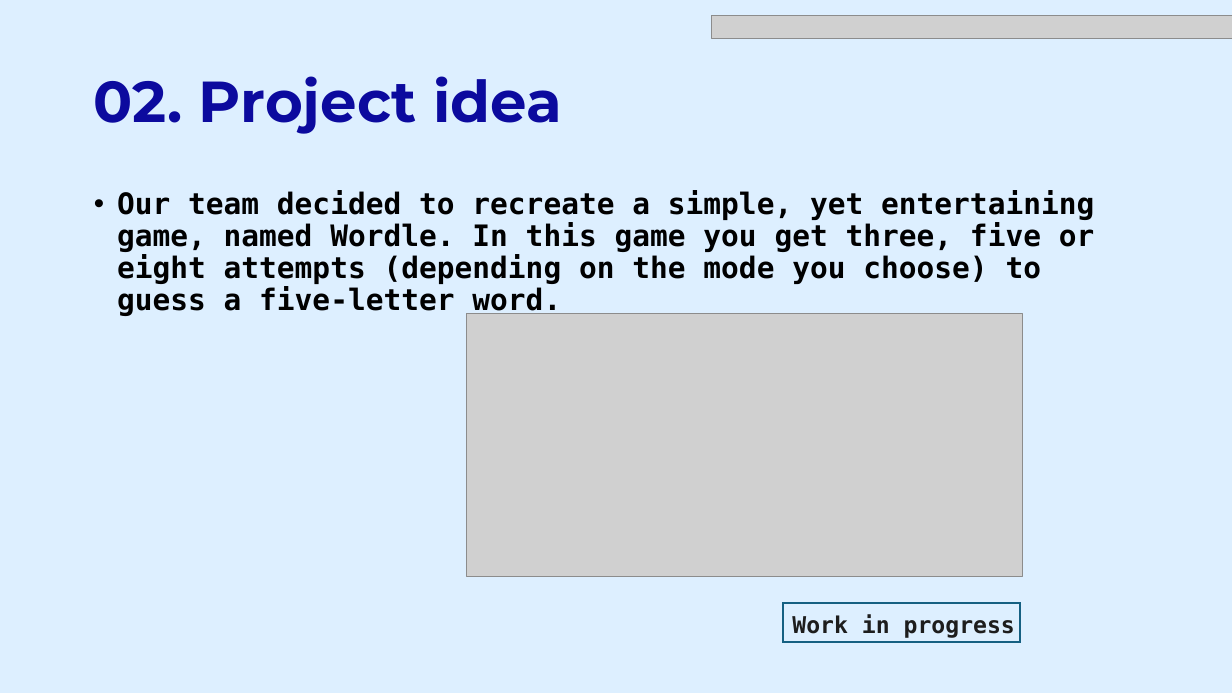
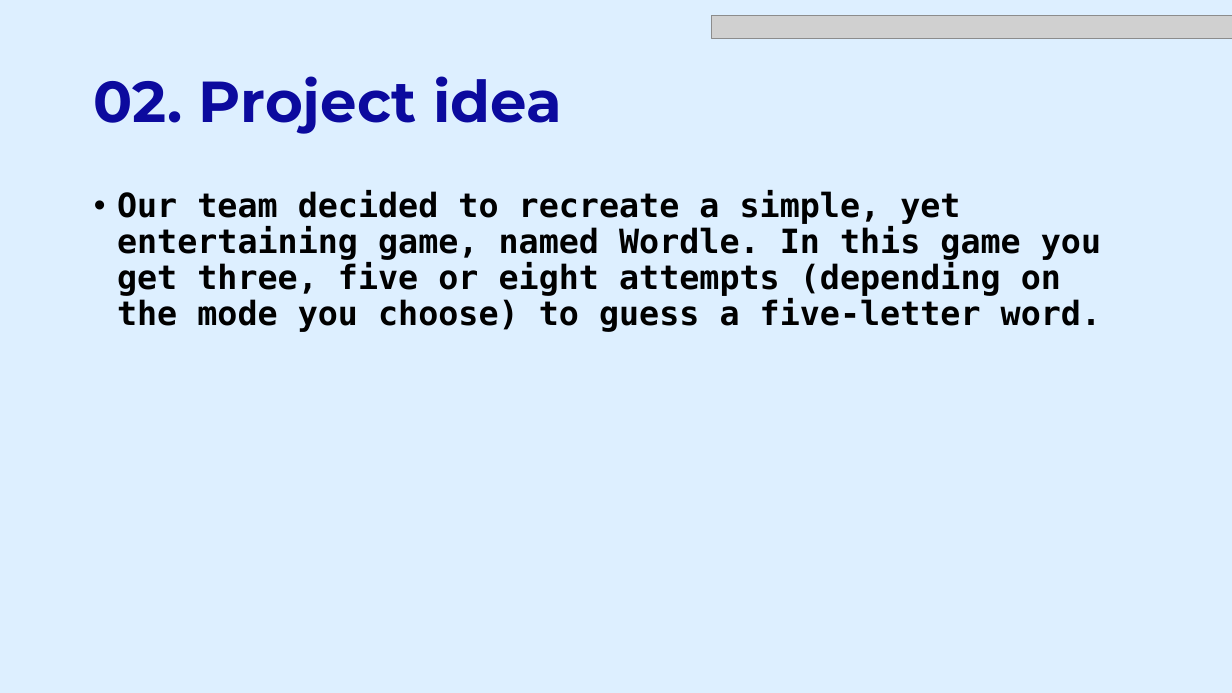
Before and after one commit to codingburgas/sprint-math-games-9th-grade-team-x, a slide deck: slide 6 of documentation/team-x-presentation.pptx. Drawn at 1232x693 pixels with LibreOffice and Linux fonts; fonts in the diff are those of the drawing; grey boxes stand for pictures. Boxes give left, top, right and bottom in pixels: in the first picture for what was removed or moved away, otherwise in the second. Text is boxed around its words. In the diff, an @@ line names an element or a change of style, - is before the commit and + after.

Commit message:
Update presentation

```diff
--- a/documentation/team-x-presentation.pptx
+++ b/documentation/team-x-presentation.pptx
@@ text "Our team decided to recreate ..." at [117, 190, 1101, 332]: size 23 to 26 pt @@
@@ picture removed at [466, 314, 1022, 577] @@
@@ rectangle removed at [784, 604, 1021, 643] @@
@@ text removed at [792, 614, 1015, 638] @@
-Work in progress
```
Also in this commit, not shown: 1 other slide changed.
